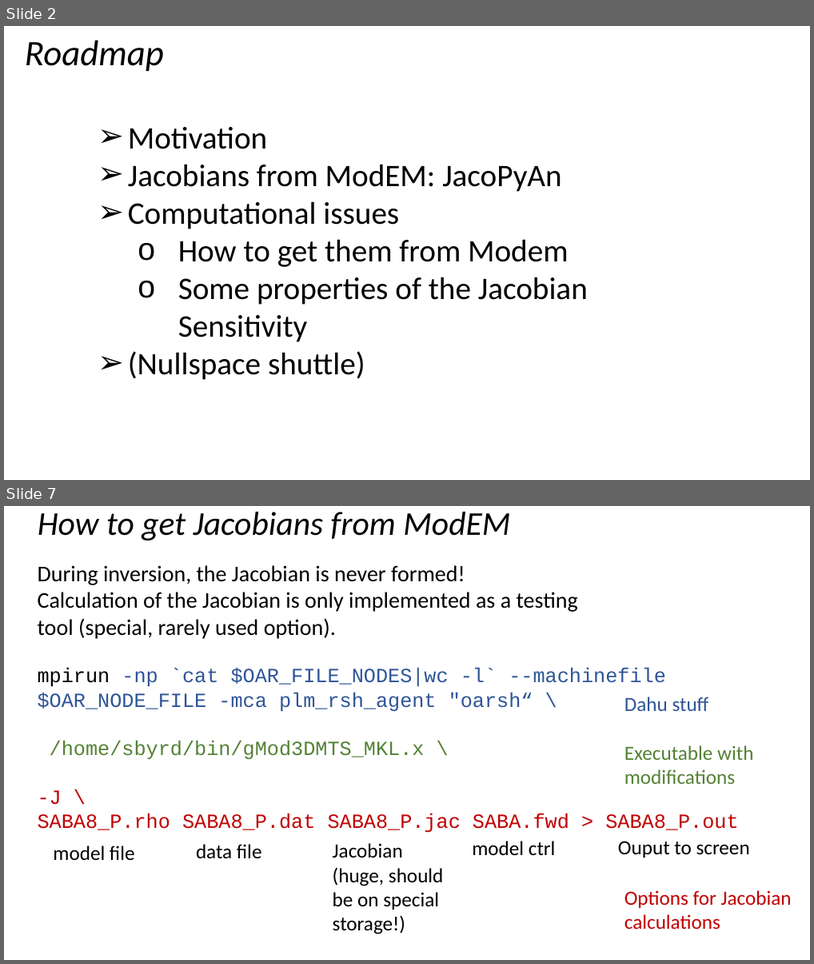
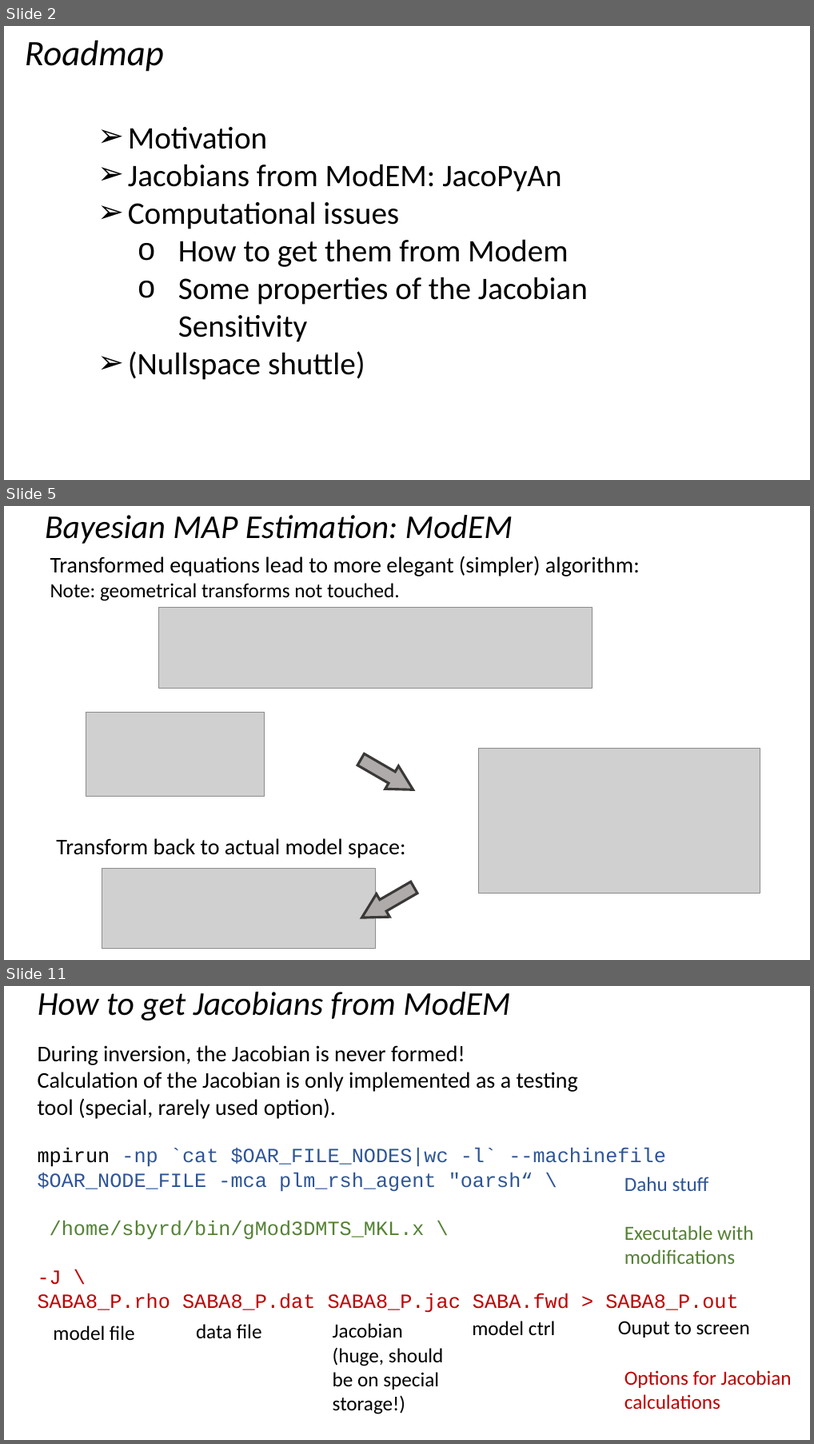
Before and after one commit to volkerrath/JacoPyAn, a slide deck: doc/Rathetal_MT-Jacobians.pptx. Shown one above the other, each under a label of ours: slides 2 and 7 before the commit, slides 2, 5 and 11 after it; the slides between them are not shown. The pictures are 814x964 and 814x1444 pixels, drawn with LibreOffice and Linux fonts; fonts in the diff are those of the drawing; grey boxes stand for pictures. Boxes give left, top, right and bottom in pixels: in the first picture for what was removed or moved away, otherwise in the second. Text is boxed around its words. In the diff, an @@ line names an element or a change of style, - is before the commit and + after.

```diff
--- a/doc/Rathetal_MT-Jacobians.pptx
+++ b/doc/Rathetal_MT-Jacobians.pptx
@@ slide 5 added at bbox=[4, 506, 810, 960], background #FFFFFF @@
@@ title added at bbox=[45, 515, 513, 544], 29.7 pt, text #000000, italic @@
+Bayesian MAP Estimation: ModEM
@@ text added at bbox=[50, 556, 640, 601], 20 pt, text #000000 @@
+Transformed equations lead to more elegant (simpler) algorithm:
+Note: geometrical transforms not touched.
@@ picture added at bbox=[159, 608, 592, 688] @@
@@ picture added at bbox=[86, 712, 264, 796] @@
@@ right arrow added at bbox=[354, 748, 420, 800], fill #AFABAB, outline #3B3838 2.25 pt @@
@@ picture added at bbox=[479, 748, 761, 893] @@
@@ text added at bbox=[56, 838, 406, 858], 20 pt, text #000000 @@
+Transform back to actual model space:
@@ picture added at bbox=[102, 868, 376, 948] @@
@@ right arrow added at bbox=[355, 876, 421, 929], fill #AFABAB, outline #3B3838 2.25 pt @@
@@ what was slide 7 is now slide 11 @@
```
Also in this commit, not shown: 7 slides changed, 4 other slides added, 1 slide removed, 37 other files.
